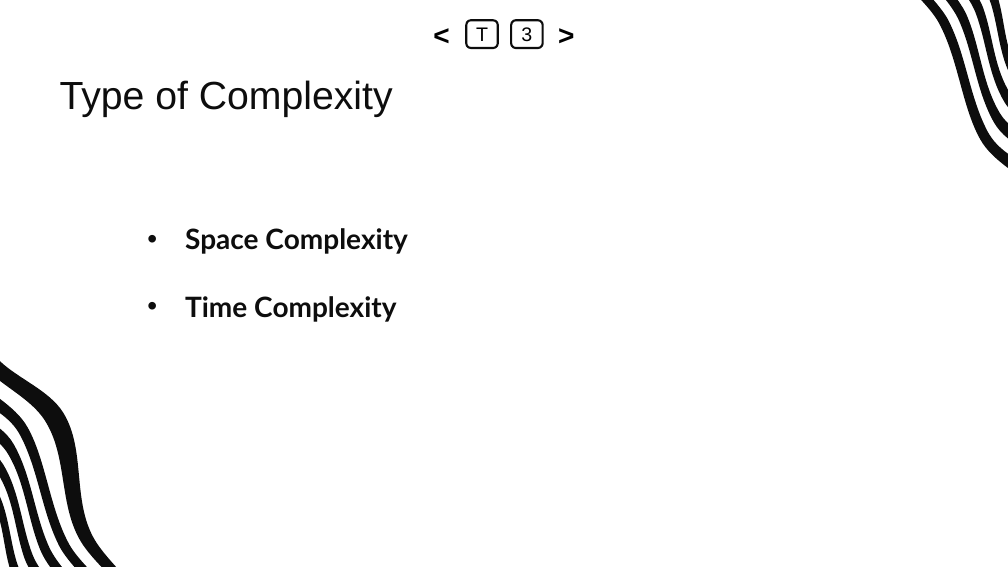
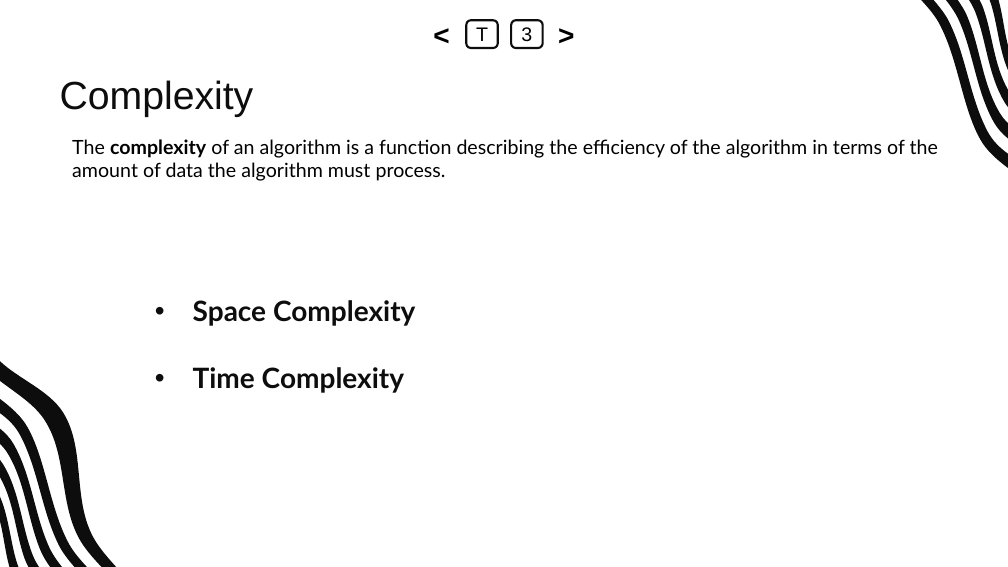
Before and after one commit to abrarhasan3/Data-Structure-Course-Content, a slide deck: slide 23 of Lecture 2/2. Data Stucture Main Concept.pptx (slide 24 before the commit). Drawn at 1008x567 pixels with LibreOffice and Linux fonts; fonts in the diff are those of the drawing. Boxes give left, top, right and bottom in pixels: in the first picture for what was removed or moved away, otherwise in the second. Text is boxed around its words. In the diff, an @@ line names an element or a change of style, - is before the commit and + after.

```diff
--- a/Lecture 2/2. Data Stucture Main Concept.pptx
+++ b/Lecture 2/2. Data Stucture Main Concept.pptx
@@ title at box(60, 80, 254, 117): text changed @@
-Type of Complexity
+Complexity
@@ text added at box(72, 139, 938, 181), 14 pt, text #000000 @@
+The complexity of an algorithm is a function describing the efficiency of the algorithm in terms of the amount of data the algorithm must process.
@@ text "Space Complexity": place and size @@
-text "Space Complexity" at box(185, 228, 407, 322)
+text "Space Complexity" at box(193, 300, 415, 393)
```
Also in this commit, not shown: 1 other slide changed, 1 slide removed, 16 other files.
